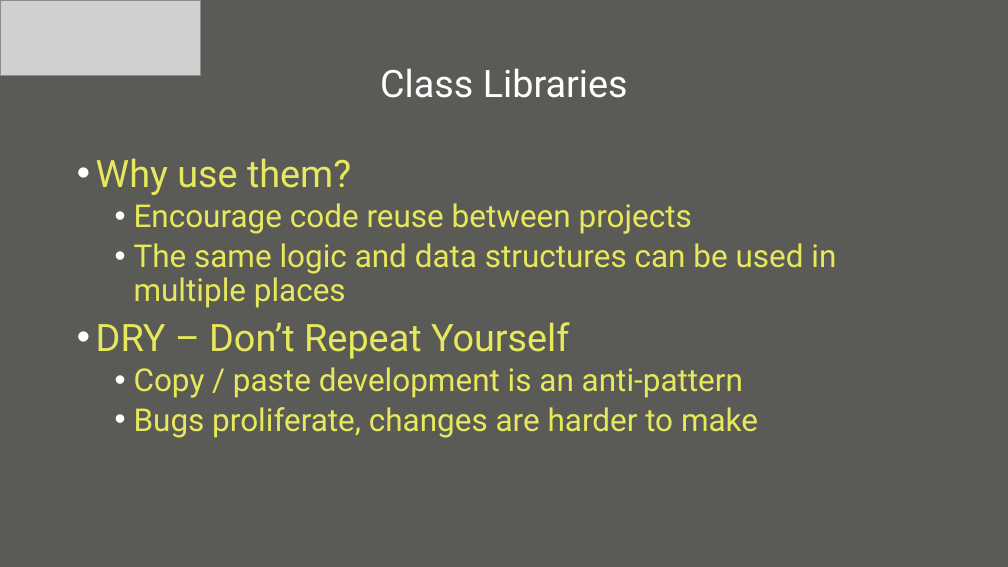
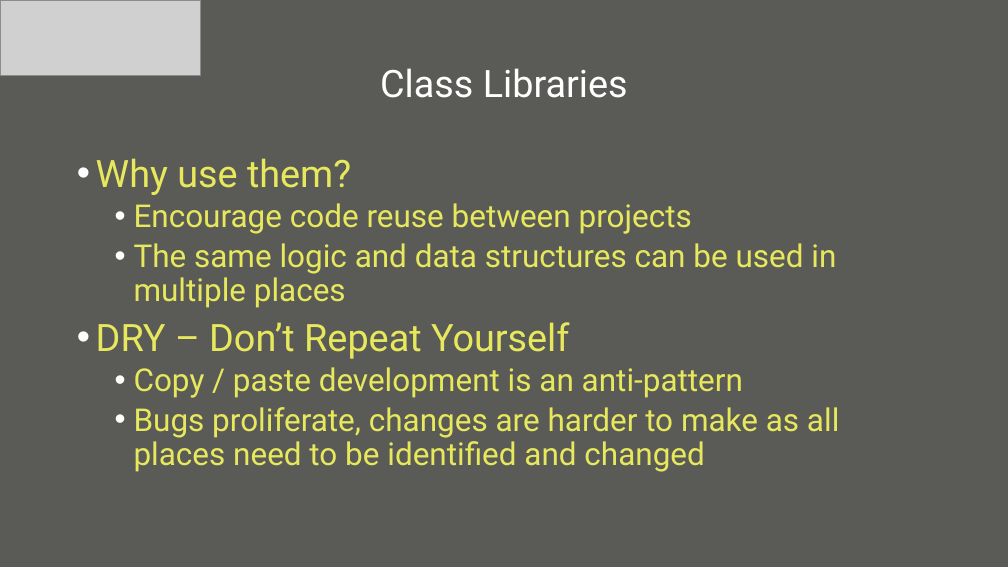
Before and after one commit to null-loop/net-training, a slide deck: slide 2 of CSharpAndDotNet-Part3.odp. Drawn at 1008x567 pixels with LibreOffice and Linux fonts; fonts in the diff are those of the drawing; grey boxes stand for pictures; background and template pictures are left out. Boxes give left, top, right and bottom in pixels: in the first picture for what was removed or moved away, otherwise in the second. Text is boxed around its words. In the diff, an @@ line names an element or a change of style, - is before the commit and + after.

```diff
--- a/CSharpAndDotNet-Part3.odp
+++ b/CSharpAndDotNet-Part3.odp
@@ text at (134,407,839,472): text changed @@
-  • Bugs proliferate, changes are harder to make
+  • Bugs proliferate, changes are harder to make as all places need to be identified and changed
```
Also in this commit, not shown: 1 other file.
